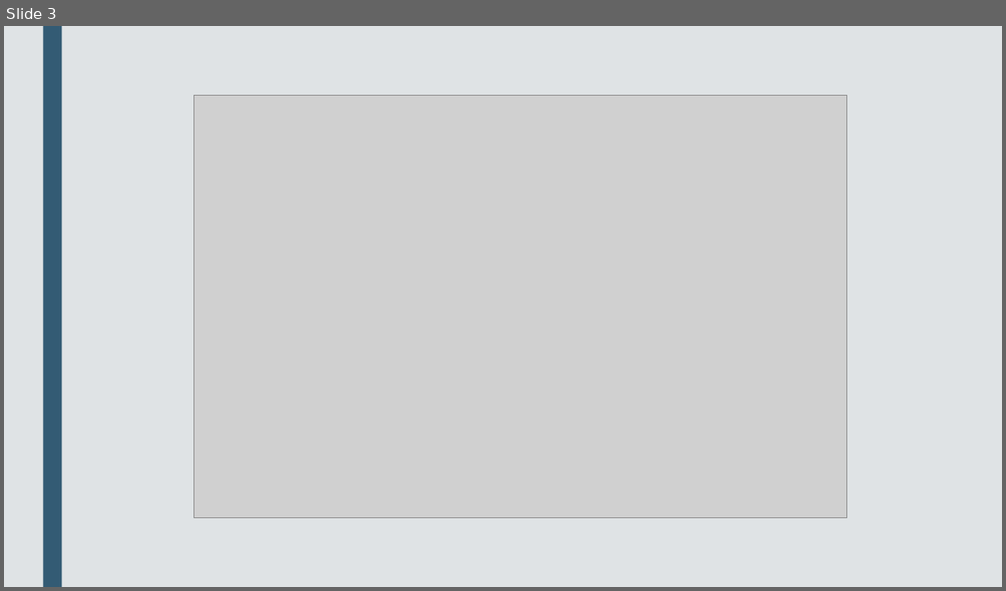
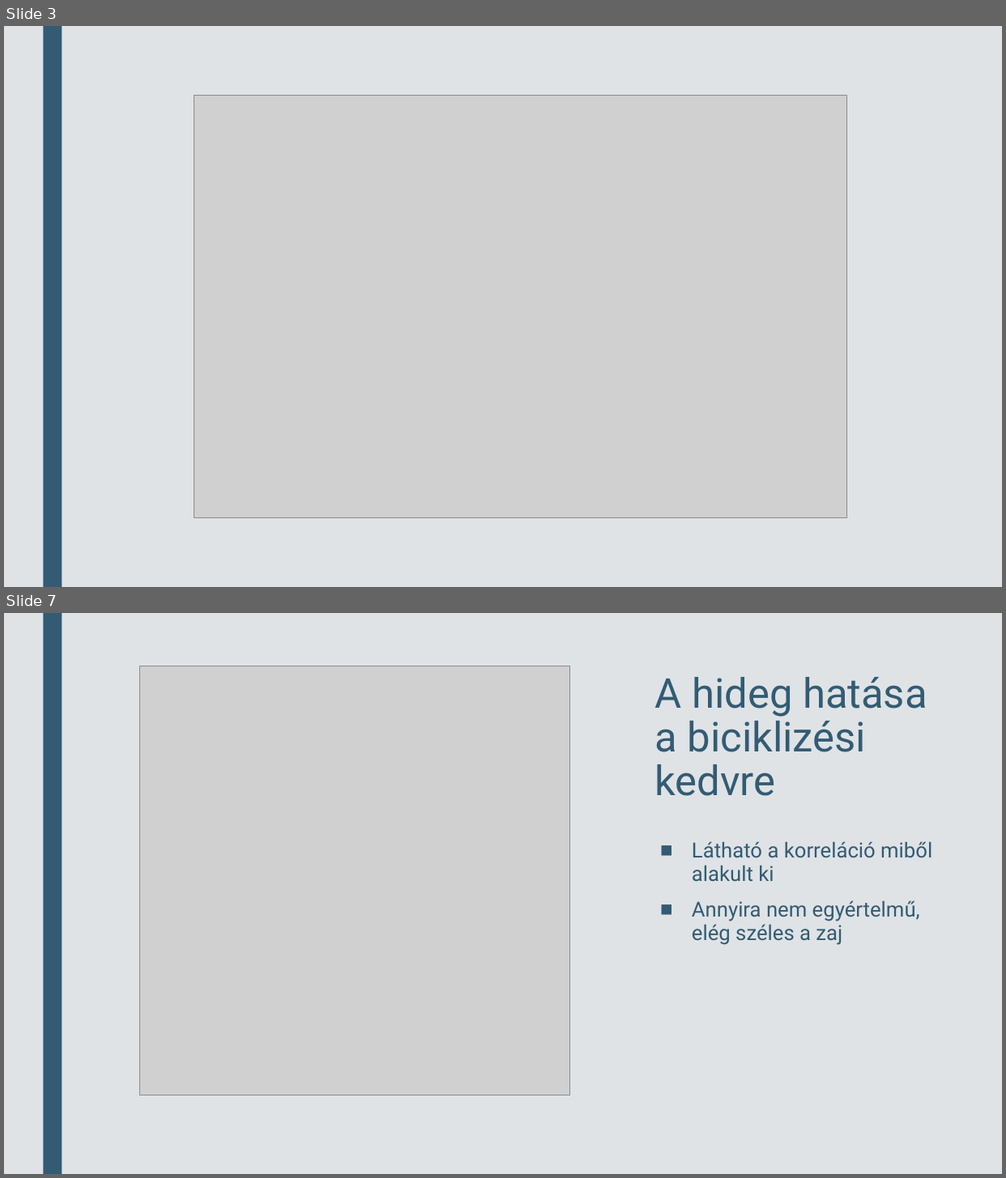
Before and after one commit to OnionKiller/MaVizHF-2022, a slide deck: London Bikesharing.pptx. Shown one above the other, each under a label of ours: slide 3 before the commit, slides 3 and 7 after it; the slides between them are not shown. The pictures are 1006x591 and 1006x1178 pixels, drawn with LibreOffice and Linux fonts; fonts in the diff are those of the drawing; grey boxes stand for pictures. Boxes give left, top, right and bottom in pixels: in the first picture for what was removed or moved away, otherwise in the second. Text is boxed around its words. In the diff, an @@ line names an element or a change of style, - is before the commit and + after.

```diff
--- a/London Bikesharing.pptx
+++ b/London Bikesharing.pptx
@@ slide 7 added at (x1=4, y1=613, x2=1002, y2=1174), background #DFE3E5 @@
@@ rectangle added at (x1=43, y1=613, x2=62, y2=1174), fill #335B74 @@
@@ picture added at (x1=139, y1=666, x2=570, y2=1096) @@
@@ title added at (x1=655, y1=677, x2=927, y2=796), 39.6 pt, text #335B74 @@
+A hideg hatása a biciklizési kedvre
@@ text added at (x1=692, y1=841, x2=932, y2=945), 20 pt, text #335B74 @@
+■ Látható a korreláció miből alakult ki
+■ Annyira nem egyértelmű, elég széles a zaj
```
Also in this commit, not shown: 4 slides changed, 11 other slides added.
